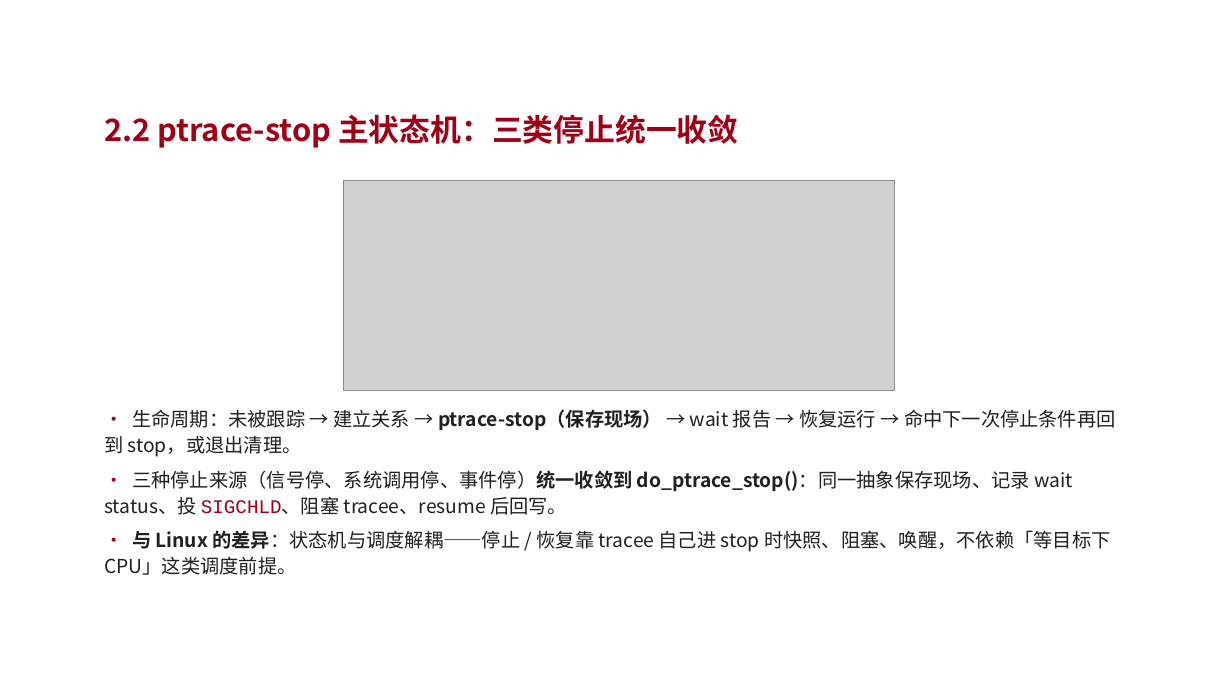
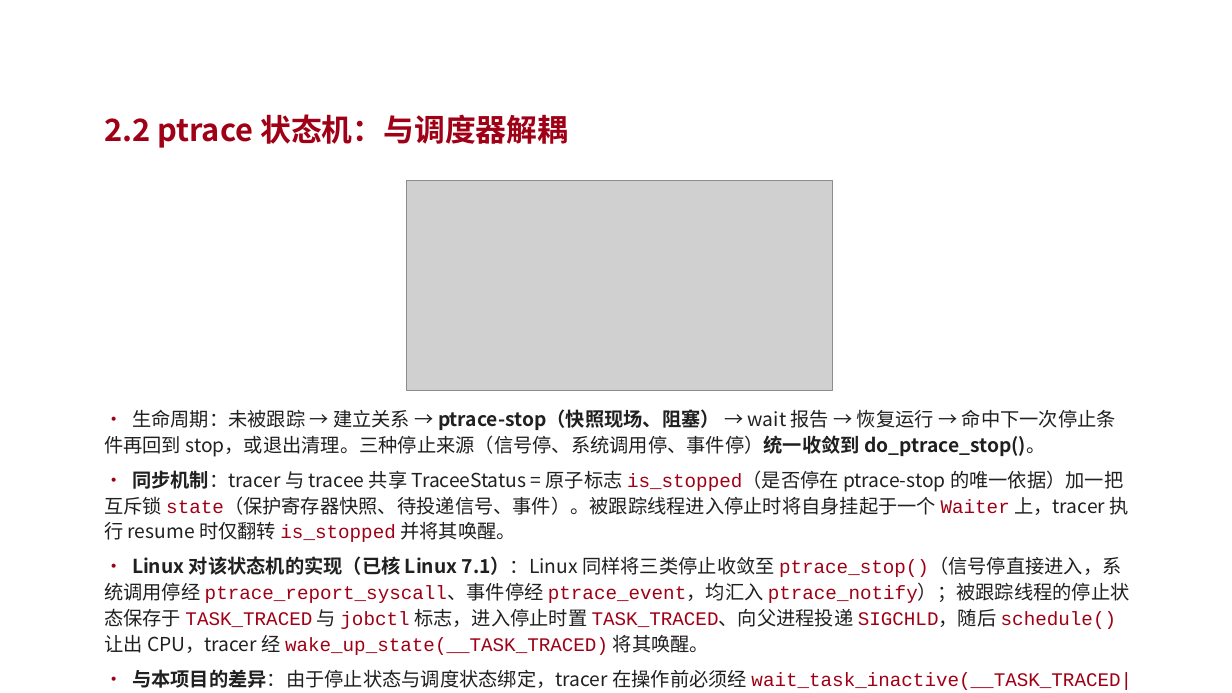
Before and after one commit to vvvvsv/asterinas, a slide deck: slide 11 of research_practice/答辩-科研实践.pptx. Drawn at 1232x693 pixels with LibreOffice and Linux fonts; fonts in the diff are those of the drawing; grey boxes stand for pictures; background and template pictures are left out. Boxes give left, top, right and bottom in pixels: in the first picture for what was removed or moved away, otherwise in the second. Text is boxed around its words. In the diff, an @@ line names an element or a change of style, - is before the commit and + after.

```diff
--- a/research_practice/答辩-科研实践.pptx
+++ b/research_practice/答辩-科研实践.pptx
@@ text at box(104, 114, 568, 148): text changed @@
-2.2 ptrace-stop 主状态机：三类停止统一收敛
+2.2 ptrace 状态机：与调度器解耦
@@ picture: place and size @@
-picture at box(344, 180, 895, 391)
+picture at box(407, 180, 833, 391)
@@ text at box(104, 409, 1132, 690): text changed @@
-• 生命周期：未被跟踪 → 建立关系 → ptrace-stop（保存现场） → wait 报告 → 恢复运行 → 命中下一次停止条件再回到 stop，或退出清理。
-• 三种停止来源（信号停、系统调用停、事件停）统一收敛到 do_ptrace_stop()：同一抽象保存现场、记录 wait status、投 SIGCHLD、阻塞 tracee、resume 后回写。
-• 与 Linux 的差异：状态机与调度解耦——停止 / 恢复靠 tracee 自己进 stop 时快照、阻塞、唤醒，不依赖「等目标下 CPU」这类调度前提。
+• 生命周期：未被跟踪 → 建立关系 → ptrace-stop（快照现场、阻塞） → wait 报告 → 恢复运行 → 命中下一次停止条件再回到 stop，或退出清理。三种停止来源（信号停、系统调用停、事件停）统一收敛到 do_ptrace_stop()。
+• 同步机制：tracer 与 tracee 共享 TraceeStatus = 原子标志 is_stopped（是否停在 ptrace-stop 的唯一依据）加一把互斥锁 state（保护寄存器快照、待投递信号、事件）。被跟踪线程进入停止时将自身挂起于一个 Waiter 上，tracer 执行 resume 时仅翻转 is_stopped 并将其唤醒。
+• Linux 对该状态机的实现（已核 Linux 7.1）：Linux 同样将三类停止收敛至 ptrace_stop()（信号停直接进入，系统调用停经 ptrace_report_syscall、事件停经 ptrace_event，均汇入 ptrace_notify）；被跟踪线程的停止状态保存于 TASK_TRACED 与 jobctl 标志，进入停止时置 TASK_TRACED、向父进程投递 SIGCHLD，随后 schedule() 让出 CPU，tracer 经 wake_up_state(__TASK_TRACED) 将其唤醒。
+• 与本项目的差异：由于停止状态与调度状态绑定，tracer 在操作前必须经 wait_task_inactive(__TASK_TRACED|TASK_FROZEN) 等待目标线程实际离开 CPU——与调度器强耦合；本项目仅以 is_stopped 原子标志为准，与线程是否在 CPU 上执行无关。
```
Also in this commit, not shown: 8 other slides changed, 2 slides added, 2 slides removed, 2 other files.
